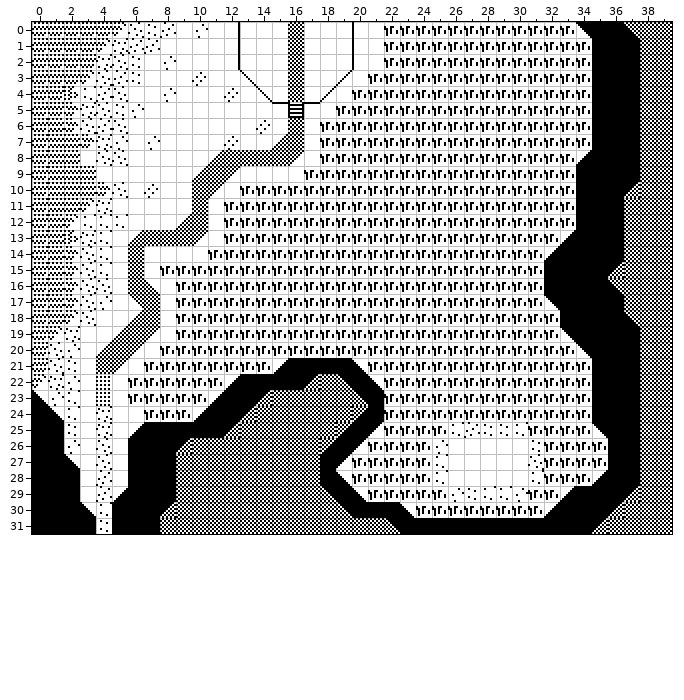
Level history. Tiled map: projects/project3Y/assets/maps/map3.tmx. The picture above was drawn from the file before the commit.
Cells are 16x16 px. Shown: x 0..39, y 0..31.
Now the later version:
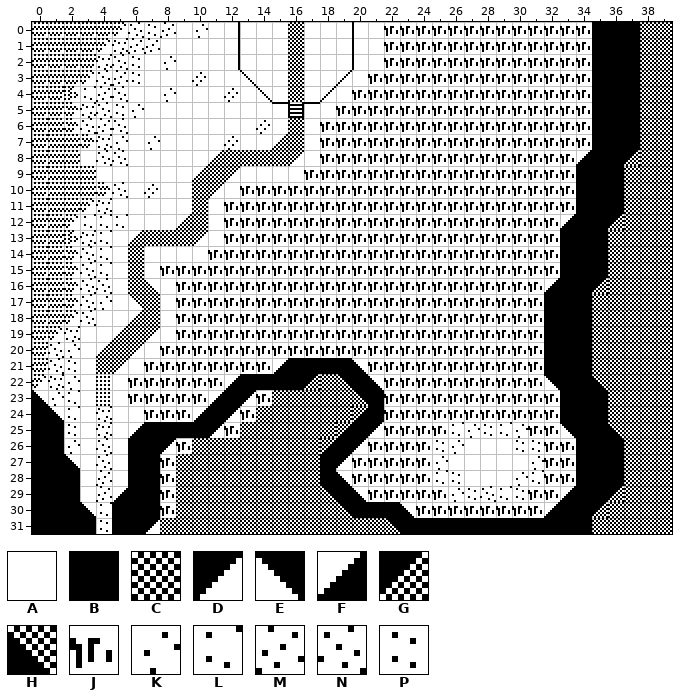
Key: from "map_tileset": A 0, B 1, C 2, D 11, E 12, F 14, G 15, H 17, J 115, K 135, L 136, M 137, N 138, P 139.
_ is an empty cell.
Diff:
{"where": "layer \"background\""}
{"y":0,"x":34,"old":"_","new":"J"}
{"y":14,"x":32,"old":"_","new":"J"}
{"y":15,"x":32,"old":"_","new":"J"}
{"y":18,"x":32,"old":"J","new":"_"}
{"y":19,"x":32,"old":"J","new":"_"}
{"y":20,"x":32,"old":"JJ","new":"__"}
{"y":21,"x":32,"old":"JJJ","new":"___"}
{"y":22,"x":32,"old":"JJJ","new":"___"}
{"y":23,"x":33,"old":"JJ","new":"__"}
{"y":24,"x":33,"old":"JJ","new":"__"}
{"y":25,"x":27,"old":"M","new":"K"}
{"y":25,"x":29,"old":"PL","new":"LK"}
{"y":25,"x":33,"old":"JJ","new":"__"}
{"y":26,"x":25,"old":"KA","new":"PK"}
{"y":26,"x":30,"old":"A","new":"P"}
{"y":26,"x":34,"old":"JJ","new":"__"}
{"y":27,"x":25,"old":"L","new":"K"}
{"y":27,"x":31,"old":"N","new":"K"}
{"y":27,"x":34,"old":"JJ","new":"__"}
{"y":28,"x":26,"old":"A","new":"P"}
{"y":28,"x":30,"old":"A","new":"K"}
{"y":28,"x":34,"old":"J","new":"_"}
{"y":29,"x":28,"old":"L","new":"N"}
{"y":29,"x":30,"old":"K","new":"P"}
{"where": "layer \"blocked\""}
{"y":0,"x":34,"old":"E","new":"_"}
{"y":0,"x":37,"old":"H","new":"B"}
{"y":8,"x":37,"old":"B","new":"G"}
{"y":9,"x":37,"old":"B","new":"C"}
{"y":10,"x":37,"old":"G","new":"C"}
{"y":12,"x":33,"old":"_","new":"F"}
{"y":12,"x":36,"old":"B","new":"G"}
{"y":13,"x":33,"old":"F","new":"B"}
{"y":13,"x":36,"old":"B","new":"C"}
{"y":14,"x":32,"old":"F","new":"_"}
{"y":14,"x":36,"old":"B","new":"C"}
{"y":15,"x":32,"old":"B","new":"_"}
{"y":15,"x":36,"old":"G","new":"C"}
{"y":16,"x":32,"old":"B","new":"F"}
{"y":16,"x":35,"old":"BH","new":"GC"}
{"y":17,"x":32,"old":"E","new":"B"}
{"y":17,"x":35,"old":"BB","new":"CC"}
{"y":18,"x":32,"old":"_","new":"B"}
{"y":18,"x":35,"old":"BBH","new":"CCC"}
{"y":19,"x":32,"old":"_E","new":"BB"}
{"y":19,"x":35,"old":"BBB","new":"CCC"}
{"y":20,"x":32,"old":"__EBBB","new":"BBBCCC"}
{"y":21,"x":32,"old":"___BBB","new":"BBBCCC"}
{"y":22,"x":32,"old":"___BBB","new":"EBBHCC"}
{"y":23,"x":13,"old":"BG","new":"D_"}
{"y":23,"x":33,"old":"__","new":"BB"}
{"y":23,"x":36,"old":"BB","new":"CC"}
{"y":24,"x":12,"old":"BG","new":"D_"}
{"y":24,"x":33,"old":"__","new":"BB"}
{"y":24,"x":36,"old":"BB","new":"CC"}
{"y":25,"x":11,"old":"BG","new":"D_"}
{"y":25,"x":33,"old":"__EBB","new":"EBBHC"}
{"y":26,"x":8,"old":"BG","new":"D_"}
{"y":26,"x":34,"old":"__","new":"BB"}
{"y":26,"x":37,"old":"B","new":"C"}
{"y":27,"x":8,"old":"B","new":"_"}
{"y":27,"x":34,"old":"__","new":"BB"}
{"y":27,"x":37,"old":"B","new":"C"}
{"y":28,"x":8,"old":"B","new":"_"}
{"y":28,"x":34,"old":"_F","new":"BB"}
{"y":28,"x":37,"old":"B","new":"C"}
{"y":29,"x":8,"old":"B","new":"_"}
{"y":29,"x":36,"old":"BG","new":"GC"}
{"y":30,"x":8,"old":"G","new":"_"}
{"y":30,"x":35,"old":"BG","new":"GC"}
{"y":31,"x":7,"old":"B","new":"D"}
{"y":31,"x":35,"old":"G","new":"C"}
